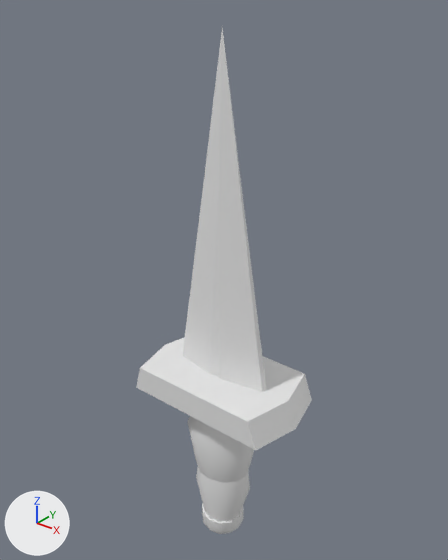
Renders of the FBX model Assets/Art/Models/weapons/dagger/dagger.fbx from each side of a commit.
One viewpoint serves both versions: a camera (50 mm lens) standing at (2.75, -3.41, 3.87) and looking at (-0.09, 0.13, 1.68). The lights are fixed; the arrows at lower left show +X, +Y and +Z. The picture after the commit comes second.

Objects in the first picture: 'dagger'.
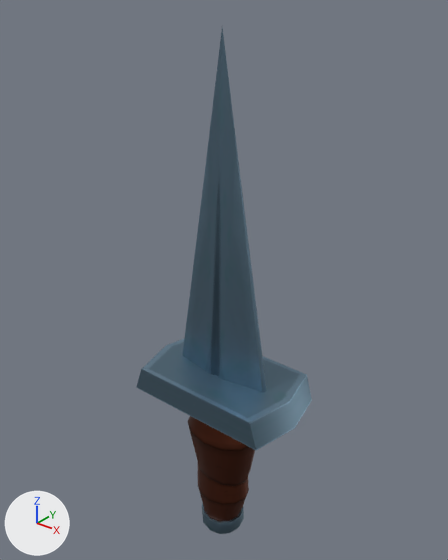
What differs and where, as boxes [x1, y1, x2, y2] in the pictures (448 x 560 px; the box of a moved part takes in the faces that stretch with it):
'dagger', recoloured, reshaped, surface changed, turned (white to blue): [136, 27, 312, 534] in both
part 1 of me_circle_003, moved or reshaped: before [196, 468, 250, 521]; after [198, 464, 249, 521]
part 2 of me_circle_003, surface changed (grey to blue): [136, 27, 312, 534] in both

Edits to the bpy script that builds the scene:
```text
Add img_knife_texture_png:
    img_knife_texture_png = load_image('knife_texture.png', '../../../Textures/weapons/knife_texture.png', 780, 780, 'sRGB')
Add mat_material:
    mat_material = principled_material('Material')
    mat_material.texture = img_knife_texture_png
    mat_material.metallic = 1.0
Change me_circle_003:
    where me_circle_003.from_pydata(...)  # 166 vertices, 162 faces; spans x -0.73..0.74, y -0.4..0.4, z -0.89..3.6
    used by ob_dagger; location = (0.0, 0.0, 0.0)
    me_circle_003 part 1: all 12 vertices in x -0.28..0.28, y -0.21..0.21, z -0.34 are turned 7.1 degrees about the y axis through their middle and scaled by 0.956, then moved by (0.0, 0.0, -0.06)
    me_circle_003 part 2: texture (UV) coordinates of 162 of 162 faces, centred in x -0.66..0.65, y -0.4..0.4, z -0.86..2.97, changed; they spanned u 0.14..0.92, v 0.07..0.95 and now span u 0.0..1.0, v 0.0..1.0
    add me_circle_003.materials.append(mat_material)  # picture img_knife_texture_png
Change ob_dagger:
    ob_dagger.rotation_euler: (0.0, 0.0, 0.0) -> (0.0, 0.0, -3.142)  # degrees (0, 0, 0) -> degrees (0, 0, -180)
```
